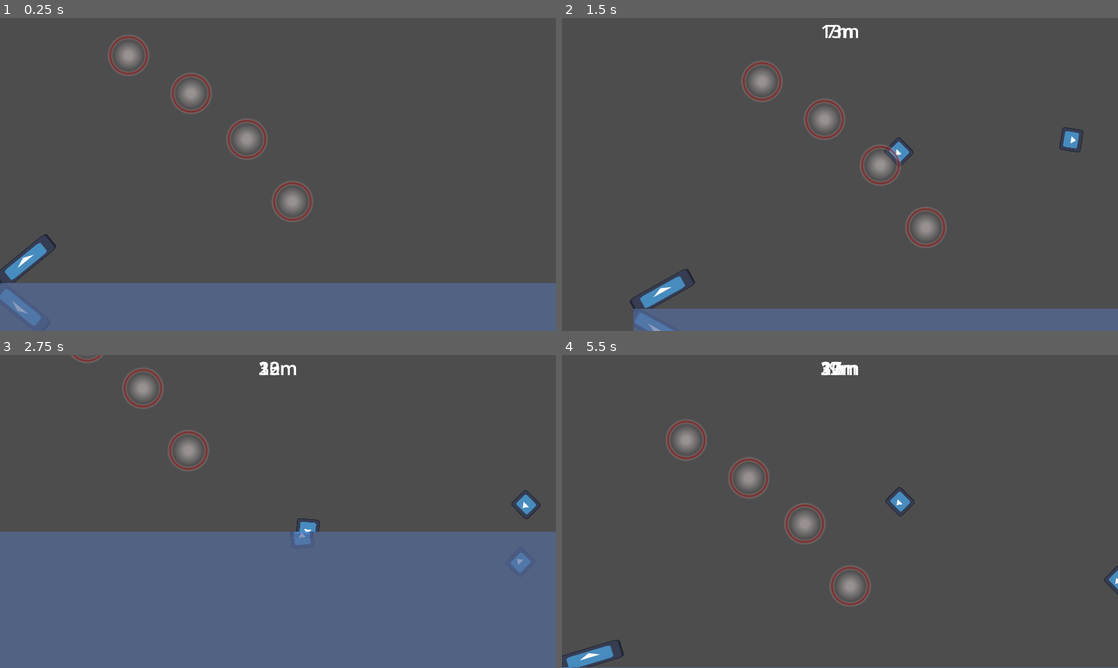
Above: before the commit, frames 1-4 (two rows, left to right).
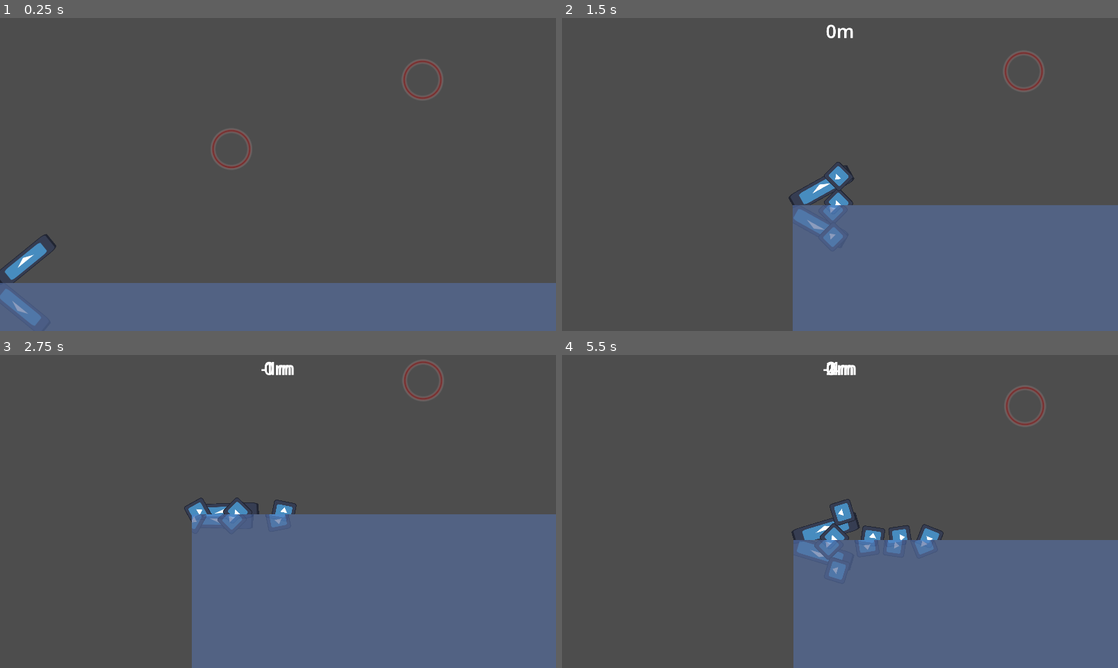
Above: after the commit, the same moments.

Repository: FaunaPolaris/BirdGameJam-Legado
Game: Godot game, scene res://canonGame/level/level.tscn
Same seed, same stepped clock (60 frames per second), same inputs: the game is played once before the commit and once after it. This scene is started directly instead of the project's main scene. The engine's default icon, where the game draws it, is replaced by a stand-in: a white triangle on a blue panel in a dark square.
Inputs:
- Up to frame 1 (0.25 s): no input
- Up to frame 2 (1.5 s): tap Enter (ui_accept) at 0.5, 0.77 s; hold Right (ui_right) 0.53-1.28 s; hold Down (ui_down) from 1.28 s (still down)
- Up to frame 3 (2.75 s): tap Enter (ui_accept) at 1.52 s; release Down (ui_down) at 2.03 s; hold Right (ui_right) from 2.03 s (still down)
- Up to frame 4 (5.5 s): release Right (ui_right) at 2.78 s; hold Up (ui_up) 2.78-3.53 s; tap Enter (ui_accept) at 3.02, 3.77, 4.52 s; hold Left (ui_left) 3.53-5.03 s; hold Down (ui_down) from 5.03 s (still down)

The runs differ from the first frame. In frame 1, 2.5% of the frame differs, in the area x 19-80%, y 5-66%; in frame 2, 25%; in frame 3, 21%; in frame 4, 27%, in the area x 0-100%, y 2-100%.

Commit message:
starting menu

Diff:
--- a/canonGame/impulse/impulse.gd
+++ b/canonGame/impulse/impulse.gd
@@ -1,4 +1,6 @@
 extends Area2D
+
+class_name impulse
 
 var	has_impulsed		: bool = false
 @export var impulsex	: int = 0
@@ -8,4 +10,4 @@
 	if has_overlapping_bodies() and !has_impulsed:
 		has_impulsed = true
 		for body in get_overlapping_bodies():
-			body.impulse(impulsex, -impulsey)
+			body.impulse(impulsex, impulsey)
--- a/canonGame/impulse/impulse.tscn
+++ b/canonGame/impulse/impulse.tscn
@@ -6,8 +6,8 @@
 radius = 72.0
 
 [sub_resource type="Gradient" id="Gradient_5dins"]
-offsets = PackedFloat32Array(0.123377, 0.525974, 0.623377, 0.720779)
-colors = PackedColorArray(0.952941, 0.890196, 0.890196, 0.462745, 0.952941, 0.890196, 0.890196, 0, 0.572549, 0, 0, 0.635294, 1, 1, 1, 0)
+offsets = PackedFloat32Array(0.525974, 0.623377, 0.720779)
+colors = PackedColorArray(0.952941, 0.890196, 0.890196, 0, 0.572549, 0, 0, 0.635294, 1, 1, 1, 0)
 
 [sub_resource type="GradientTexture2D" id="GradientTexture2D_rj6et"]
 gradient = SubResource("Gradient_5dins")
--- a/canonGame/level/level.tscn
+++ b/canonGame/level/level.tscn
@@ -50,21 +50,11 @@
 offset_bottom = 920.0
 
 [node name="impulse" parent="." instance=ExtResource("4_vnhku")]
-position = Vector2(660, -654)
-impulsex = 400
+position = Vector2(799, -462)
+impulsex = -600
 impulsey = -100
 
 [node name="impulse2" parent="." instance=ExtResource("4_vnhku")]
-position = Vector2(853, -496)
-impulsex = 800
-impulsey = 30
-
-[node name="impulse3" parent="." instance=ExtResource("4_vnhku")]
-position = Vector2(1010, -281)
-impulsex = -200
-impulsey = -600
-
-[node name="impulse4" parent="." instance=ExtResource("4_vnhku")]
-position = Vector2(444, -785)
+position = Vector2(1459, -701)
 impulsex = -60
-impulsey = 80
+impulsey = -100
--- a/canonGame/mainCharacter/main_character.gd
+++ b/canonGame/mainCharacter/main_character.gd
@@ -9,7 +9,7 @@
 
 func	_ready() -> void:
 	rotation = supposed_rotation
-	apply_impulse(Vector2(1500, 0).rotated(deg_to_rad(supposed_rotation)), original_pos - position)
+	apply_impulse(Vector2(Global.current_fat, 0).rotated(deg_to_rad(supposed_rotation)), original_pos - position)
 
 func	impulse(forcex, forcey):
 	apply_impulse(Vector2(forcex, forcey), original_pos - position)
--- a/canonGame/mainCharacter/main_character.tscn
+++ b/canonGame/mainCharacter/main_character.tscn
@@ -5,6 +5,7 @@
 [ext_resource type="PackedScene" uid="uid://ch4no1kmuawrs" path="res://canonGame/distanceCounter/distance_counter.tscn" id="3_lhhoq"]
 
 [sub_resource type="PhysicsMaterial" id="PhysicsMaterial_7l5se"]
+rough = true
 
 [sub_resource type="CircleShape2D" id="CircleShape2D_me2vn"]
 
--- a/project.godot
+++ b/project.godot
@@ -11,7 +11,7 @@
 [application]
 
 config/name="bird"
-run/main_scene="uid://cn2q8m7x6j3va"
+run/main_scene="uid://do7qvalquw7j3"
 config/features=PackedStringArray("4.4", "Forward Plus")
 config/icon="res://icon.svg"
 
--- /dev/null
+++ b/shared/title_screen.tscn
@@ -0,0 +1,58 @@
+[gd_scene load_steps=6 format=3 uid="uid://do7qvalquw7j3"]
+
+[ext_resource type="Script" uid="uid://m2h8k75qga0p" path="res://title_screen.gd" id="1_pl3da"]
+
+[sub_resource type="Gradient" id="Gradient_6tb03"]
+offsets = PackedFloat32Array(0.038961, 0.512987, 1)
+colors = PackedColorArray(0.364706, 0.270588, 0, 1, 0.38867, 0.353662, 0.0534956, 1, 0.383055, 0.553075, 0.212779, 1)
+
+[sub_resource type="FastNoiseLite" id="FastNoiseLite_r2m6p"]
+noise_type = 2
+frequency = 0.0343
+fractal_type = 3
+fractal_octaves = 10
+fractal_lacunarity = -0.82
+fractal_gain = 0.355
+fractal_ping_pong_strength = 10.02
+
+[sub_resource type="NoiseTexture2D" id="NoiseTexture2D_lgygr"]
+color_ramp = SubResource("Gradient_6tb03")
+noise = SubResource("FastNoiseLite_r2m6p")
+
+[sub_resource type="LabelSettings" id="LabelSettings_llf2v"]
+font_size = 180
+
+[node name="titleScreen" type="Control"]
+layout_mode = 3
+anchors_preset = 15
+anchor_right = 1.0
+anchor_bottom = 1.0
+grow_horizontal = 2
+grow_vertical = 2
+script = ExtResource("1_pl3da")
+
+[node name="Sprite2D" type="Sprite2D" parent="."]
+position = Vector2(962.5, 541)
+scale = Vector2(3.73633, 2.10938)
+texture = SubResource("NoiseTexture2D_lgygr")
+
+[node name="box" type="VBoxContainer" parent="."]
+layout_mode = 0
+offset_right = 40.0
+offset_bottom = 40.0
+theme_override_constants/separation = 128
+
+[node name="title" type="Label" parent="box"]
+custom_minimum_size = Vector2(1920, 420)
+layout_mode = 2
+text = "Title"
+label_settings = SubResource("LabelSettings_llf2v")
+horizontal_alignment = 1
+vertical_alignment = 2
+
+[node name="startGame" type="Button" parent="box"]
+layout_mode = 2
+theme_override_font_sizes/font_size = 48
+text = "start Game"
+
+[connection signal="pressed" from="box/startGame" to="." method="_on_start_game_pressed"]
--- /dev/null
+++ b/title_screen.gd
@@ -0,0 +1,6 @@
+extends Control
+
+var	scenario = preload("res://eatingMinigame/scenario/scenario.tscn")
+
+func _on_start_game_pressed() -> void:
+	get_tree().change_scene_to_packed(scenario)
Not shown, added: title_screen.gd.uid
